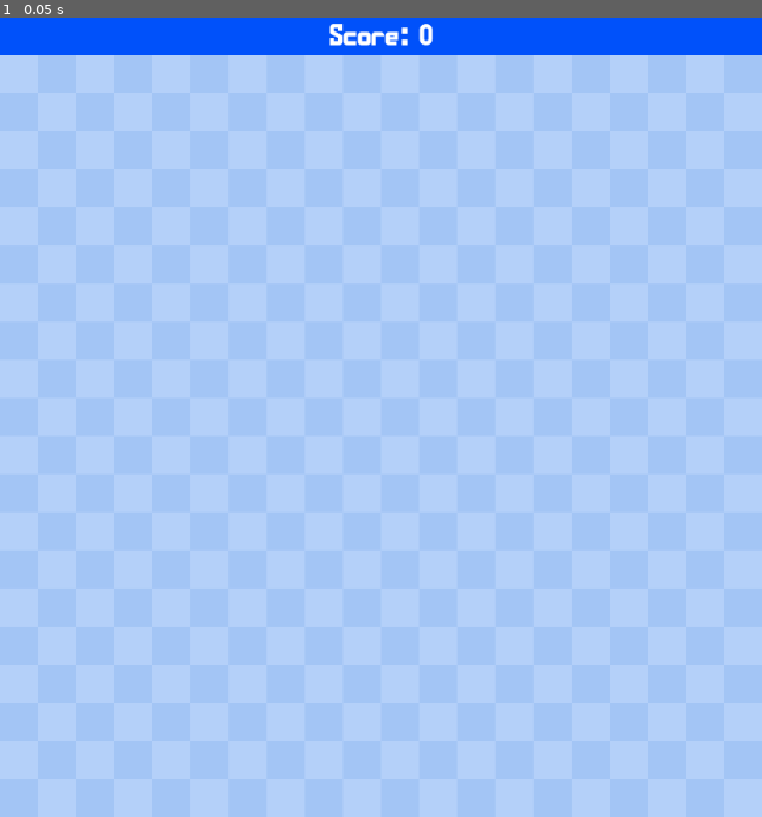
Above: before the commit, frame 1.
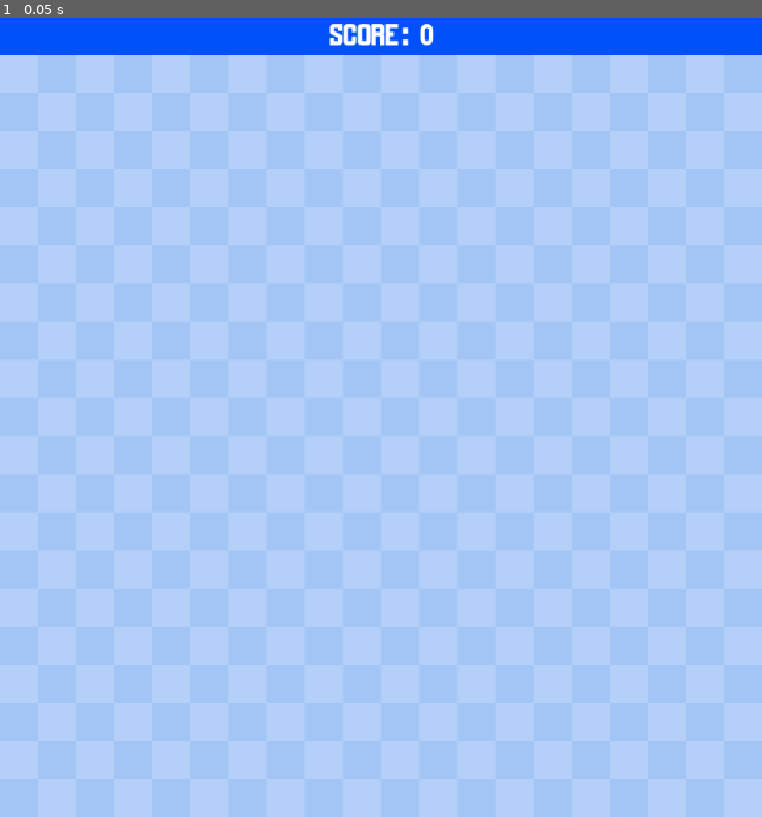
Above: after the commit, the same moment.

Repository: Equipe-Plasma/Snake-game
Game: Godot game, scene res://scenes/main.tscn
Two runs of this game, one before a commit and one after it. Both use one fixed random seed, a clock stepped at 60 frames per second and the inputs below. The project has no main scene, so this scene is started directly.
Inputs:
- Up to frame 1 (0.05 s): no input

The runs differ from the first frame. In frame 1, 0.2% of the frame differs, in the area x 44-57%, y 0-4%.
Error after the commit: Cannot call method 'instantiate' on a null value. (res://scenes/main.gd:47)

Commit message:
Update main.gd

Diff:
--- a/scenes/main.gd
+++ b/scenes/main.gd
@@ -1,16 +1,53 @@
 extends Node
 
-#game variables
+@export var snake_segment: PackedScene
+
+#variaveis do jogo
 var score : int
 var game_started : bool = false
 
+#variante do grid
 var cells : int = 20
 var cell_size : int = 50
 
+#variaveis da cobra
+var old_data : Array
+var snake_data : Array
+var snake : Array
+
+#variaveis de movimento
+var start_pos = Vector2(9, 9)
+var up = Vector2(0, -1)
+var down = Vector2(0, 1)
+var left = Vector2(-1, 0)
+var right = Vector2(1, 0)
+var move_direction : Vector2
+var can_move : bool
+
 # Called when the node enters the scene tree for the first time.
-func _ready() -> void:
-	pass # Replace with function body.
+func _ready():
+	new_game()
 
+func new_game():
+	score = 0
+	$Hud.get_node("ScoreLabel").text = "SCORE: " + str(score)
+	move_direction = up
+	can_move = true
+	generate_snake()
+
+func generate_snake():
+	old_data.clear()
+	snake_data.clear()
+	snake.clear()
+	for i in range(3):
+		add_segment(start_pos + Vector2(0, i))
+
+func add_segment(pos):
+	snake_data.append(pos)
+	var SnakeSegment = snake_segment.instantiate()
+	SnakeSegment.position = (pos * cell_size) + Vector2(0, cell_size)
+	add_child(SnakeSegment)
+	snake.append(SnakeSegment)
 
 # Called every frame. 'delta' is the elapsed time since the previous frame.
 func _process(delta: float) -> void:
